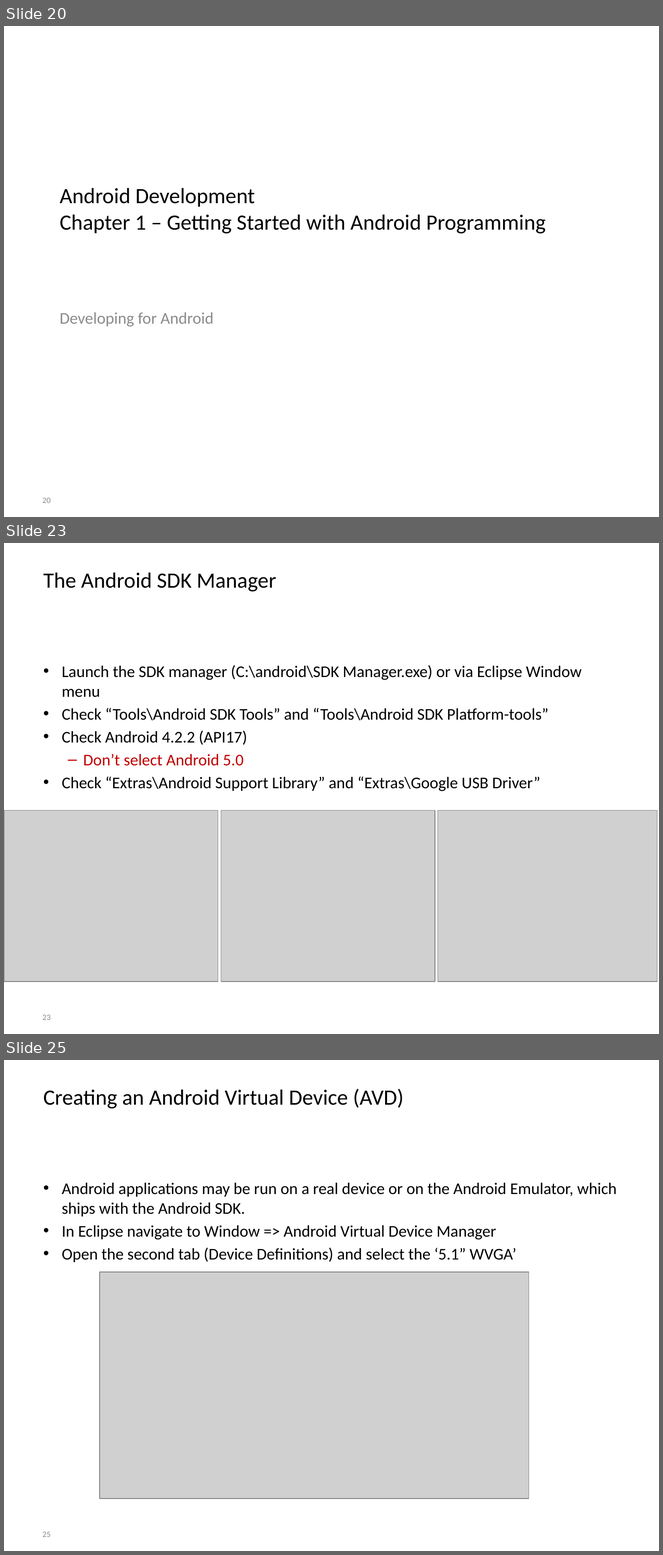
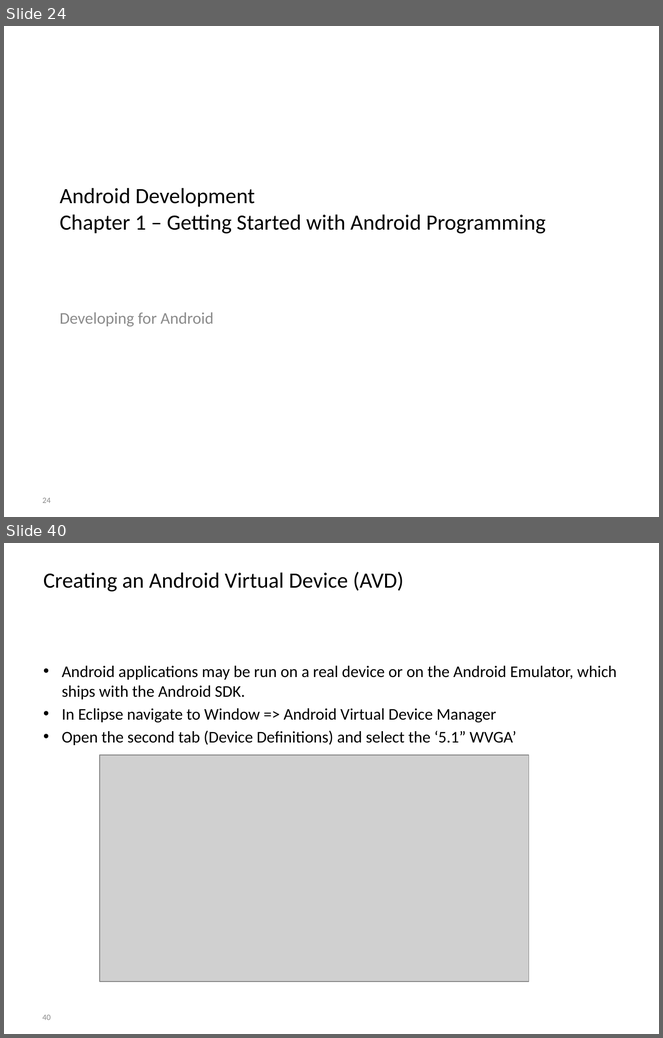
Before and after one commit to BioBoost/android_development_course, a slide deck: slides/chapter1_getting_started.pptx. Shown one above the other, each under a label of ours: slides 20, 23 and 25 before the commit, slides 24 and 40 after it; the slides between them are not shown. The pictures are 663x1555 and 663x1038 pixels, drawn with LibreOffice and Linux fonts; fonts in the diff are those of the drawing; grey boxes stand for pictures; background and template pictures are left out. Boxes give left, top, right and bottom in pixels: in the first picture for what was removed or moved away, otherwise in the second. Text is boxed around its words. In the diff, an @@ line names an element or a change of style, - is before the commit and + after.

Commit message:
Add slides on installation of android studio

```diff
--- a/slides/chapter1_getting_started.pptx
+++ b/slides/chapter1_getting_started.pptx
@@ slide 23 removed at (x1=4, y1=543, x2=659, y2=1034), background picture (left out) @@
@@ title removed at (x1=44, y1=572, x2=276, y2=592) @@
-The Android SDK Manager
@@ text removed at (x1=62, y1=665, x2=582, y2=792) @@
-• Launch the SDK manager (C:\android\SDK Manager.exe) or via Eclipse Window menu
-• Check “Tools\Android SDK Tools” and “Tools\Android SDK Platform-tools”
-• Check Android 4.2.2 (API17)
-  – Don’t select Android 5.0
-• Check “Extras\Android Support Library” and “Extras\Google USB Driver”
@@ picture removed at (x1=4, y1=811, x2=218, y2=982) @@
@@ picture removed at (x1=221, y1=811, x2=435, y2=982) @@
@@ picture removed at (x1=438, y1=811, x2=657, y2=982) @@
@@ rectangle removed at (x1=499, y1=932, x2=659, y2=1009) @@
@@ page number removed at (x1=42, y1=1015, x2=51, y2=1020) @@
-23
@@ what was slide 20 is now slide 24 @@
@@ page number at (x1=42, y1=498, x2=51, y2=503): text changed @@
-20
+24
@@ what was slide 25 is now slide 40 @@
@@ page number at (x1=42, y1=1015, x2=51, y2=1020): text changed @@
-25
+40
```
Also in this commit, not shown: 2 slides changed, 19 slides added, 3 other slides removed.
